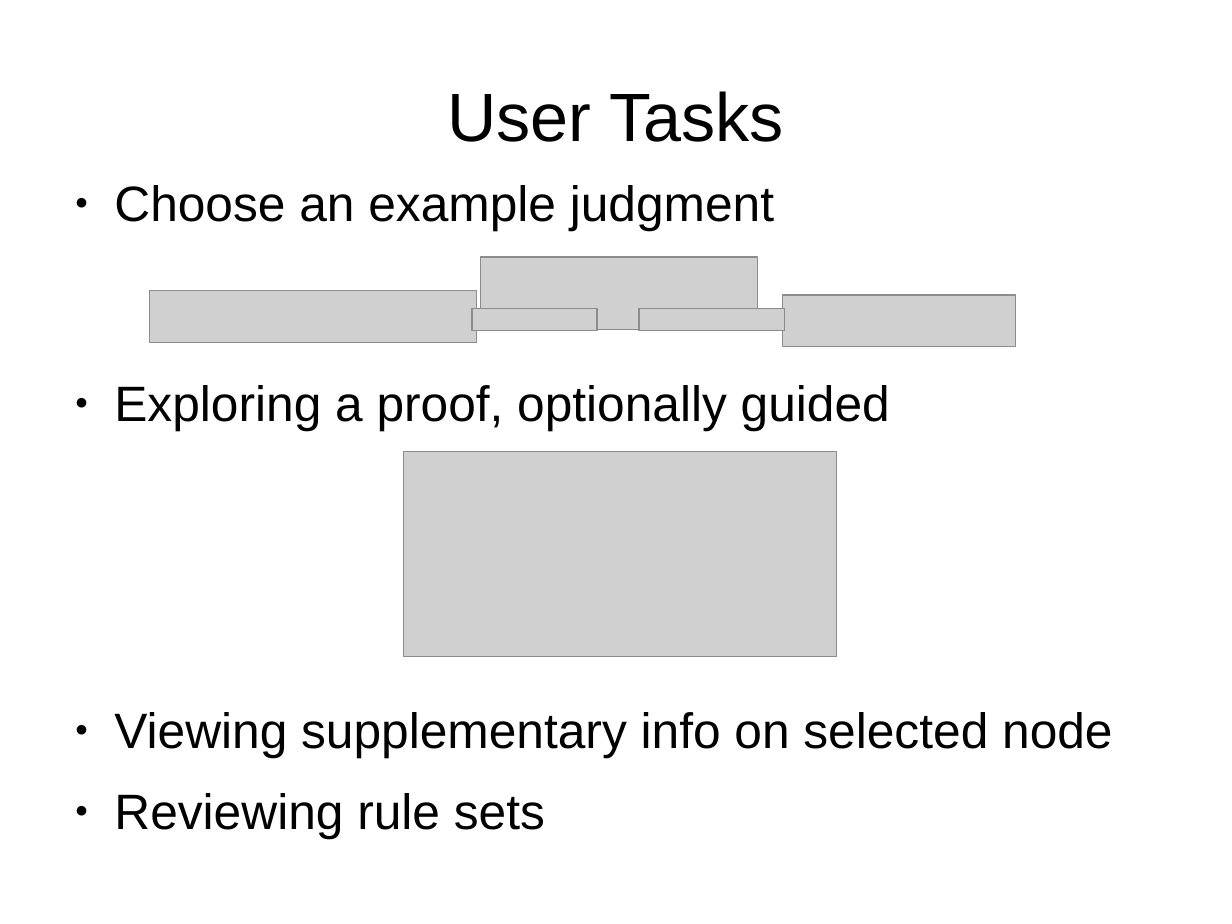
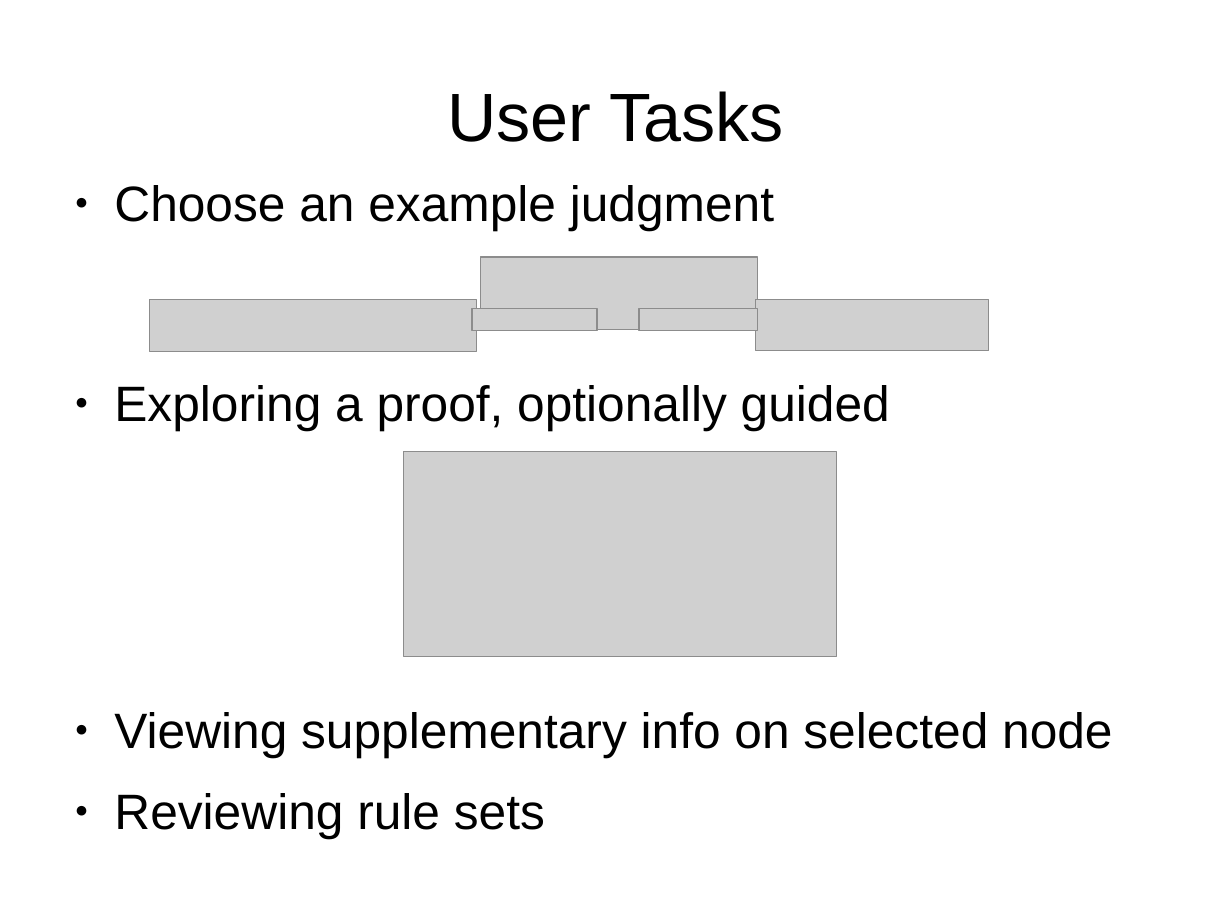
Before and after one commit to seachel/Treehehe, a slide deck: slide 3 of Presentation/VA_presentation.odp. Drawn at 1232x924 pixels with LibreOffice and Linux fonts; fonts in the diff are those of the drawing; grey boxes stand for pictures. Boxes give left, top, right and bottom in pixels: in the first picture for what was removed or moved away, otherwise in the second. Text is boxed around its words. In the diff, an @@ line names an element or a change of style, - is before the commit and + after.

```diff
--- a/Presentation/VA_presentation.odp
+++ b/Presentation/VA_presentation.odp
@@ picture: place and size @@
-picture at box(150, 291, 476, 343)
+picture at box(150, 300, 476, 352)
@@ picture: place and size @@
-picture at box(639, 309, 785, 331)
+picture at box(639, 309, 758, 331)
@@ picture: place and size @@
-picture at box(783, 295, 1016, 347)
+picture at box(756, 300, 989, 351)
```
Also in this commit, not shown: 1 other slide changed.
